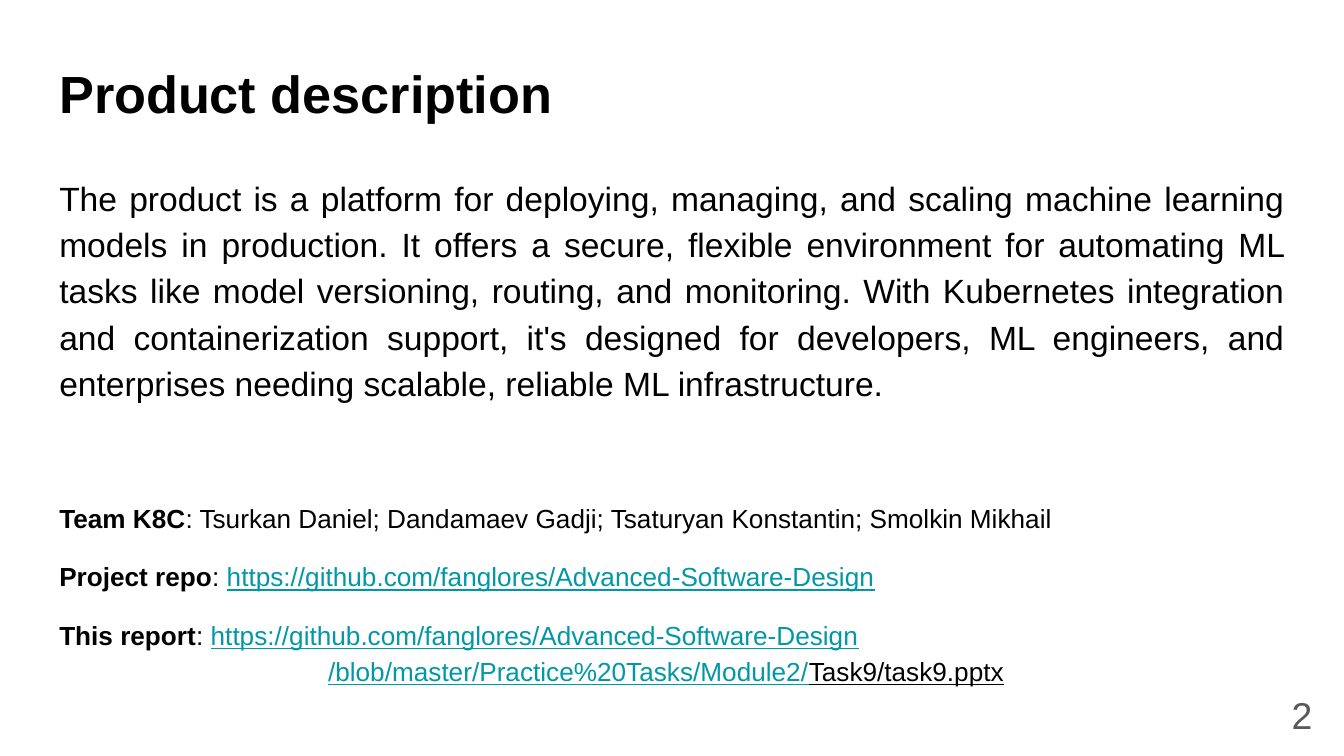
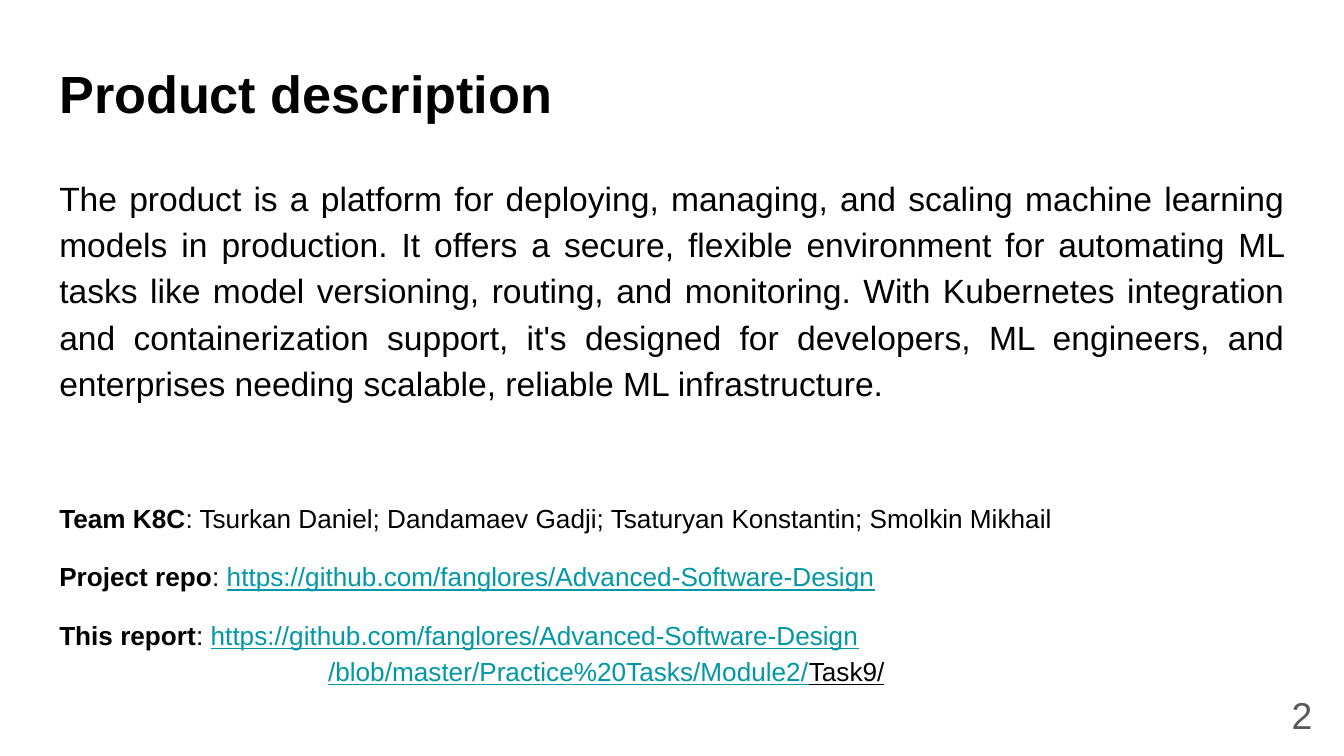
Before and after one commit to fanglores/Advanced-Software-Design, a slide deck: slide 2 of PracticeTasks/Module2/Task_9/Task 9. Domain decomposition.pptx. Drawn at 1344x756 pixels with LibreOffice and Linux fonts; fonts in the diff are those of the drawing. Boxes give left, top, right and bottom in pixels: in the first picture for what was removed or moved away, otherwise in the second. Text is boxed around its words. In the diff, an @@ line names an element or a change of style, - is before the commit and + after.

Commit message:
draft task 9

```diff
--- a/PracticeTasks/Module2/Task_9/Task 9. Domain decomposition.pptx
+++ b/PracticeTasks/Module2/Task_9/Task 9. Domain decomposition.pptx
@@ text at (x1=59, y1=626, x2=884, y2=685): text changed @@
-This report: https://github.com/fanglores/Advanced-Software-Design
-/blob/master/Practice%20Tasks/Module2/Task9/task9.pptx
+This report: https://github.com/fanglores/Advanced-Software-Design
+/blob/master/Practice%20Tasks/Module2/Task9/
```
Also in this commit, not shown: 5 other slides changed, 4 other files.
